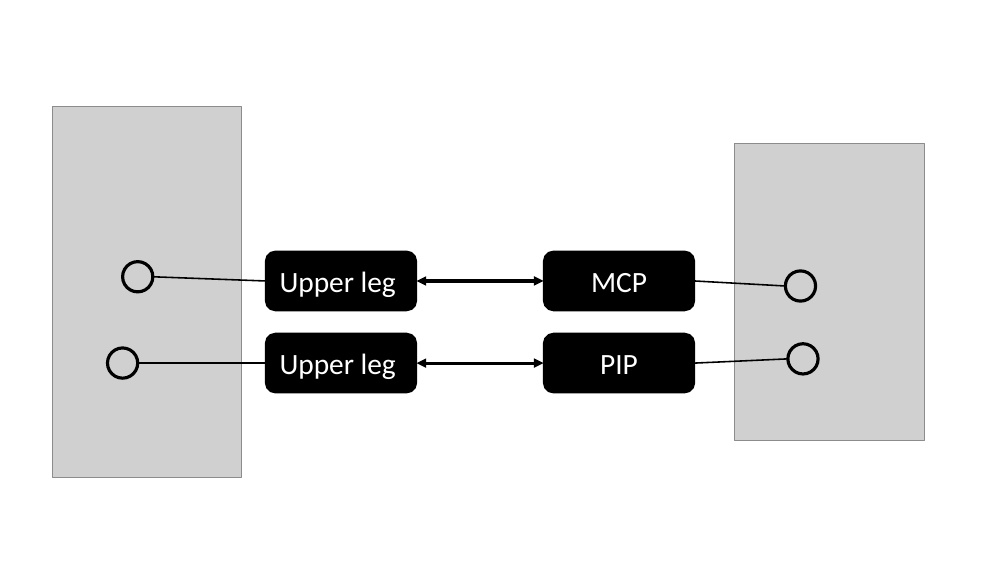
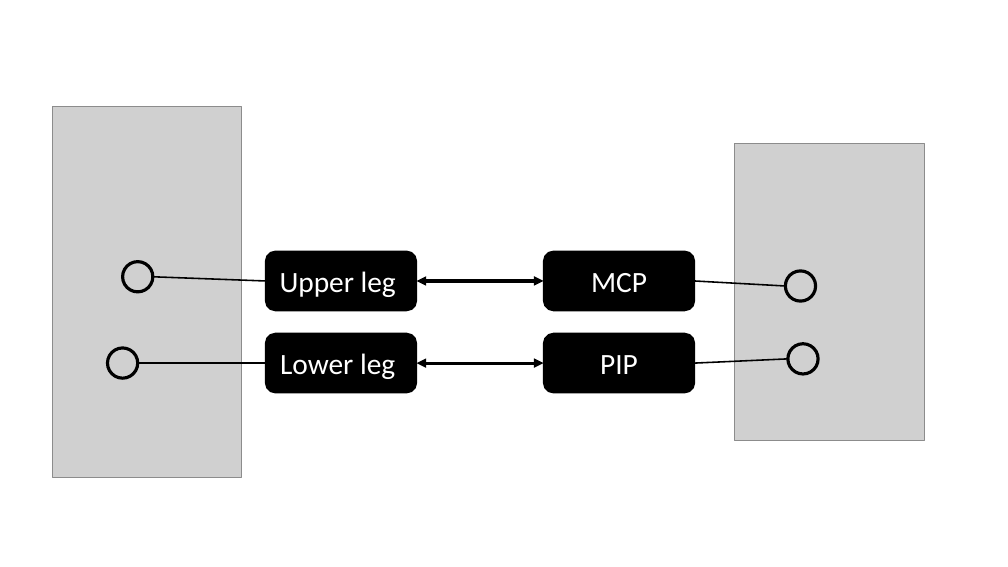
Before and after one commit to Louislar/MotionStyleTransferInHand, a slide deck: slide 1 of thesisFigs/figure_2.pptx. Drawn at 1008x567 pixels with LibreOffice and Linux fonts; fonts in the diff are those of the drawing; grey boxes stand for pictures. Boxes give left, top, right and bottom in pixels: in the first picture for what was removed or moved away, otherwise in the second. Text is boxed around its words. In the diff, an @@ line names an element or a change of style, - is before the commit and + after.

```diff
--- a/thesisFigs/figure_2.pptx
+++ b/thesisFigs/figure_2.pptx
@@ text in rounded rectangle at bbox=[280, 353, 395, 379]: text changed @@
-Upper leg
+Lower leg
```
Also in this commit, not shown: 1 other file.
